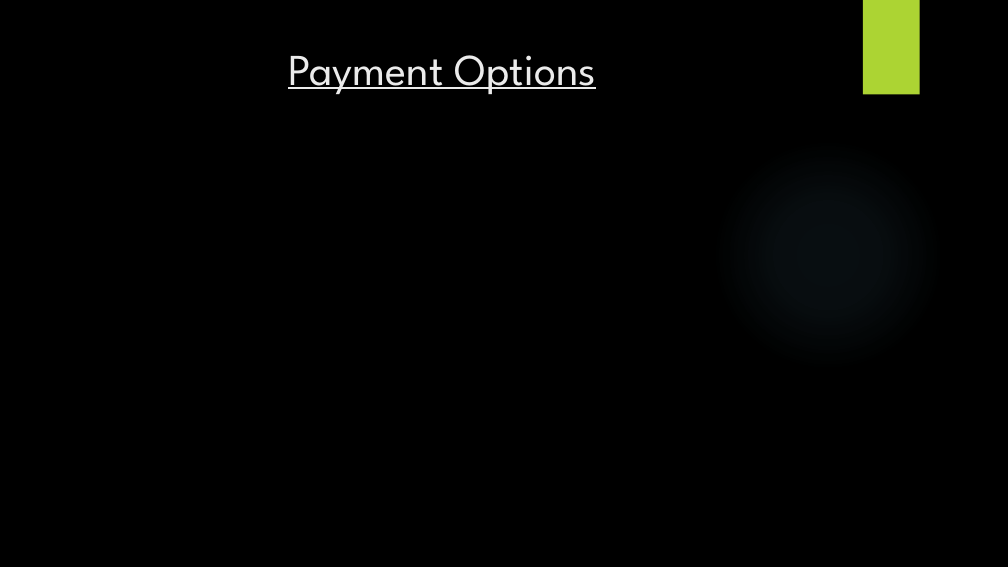
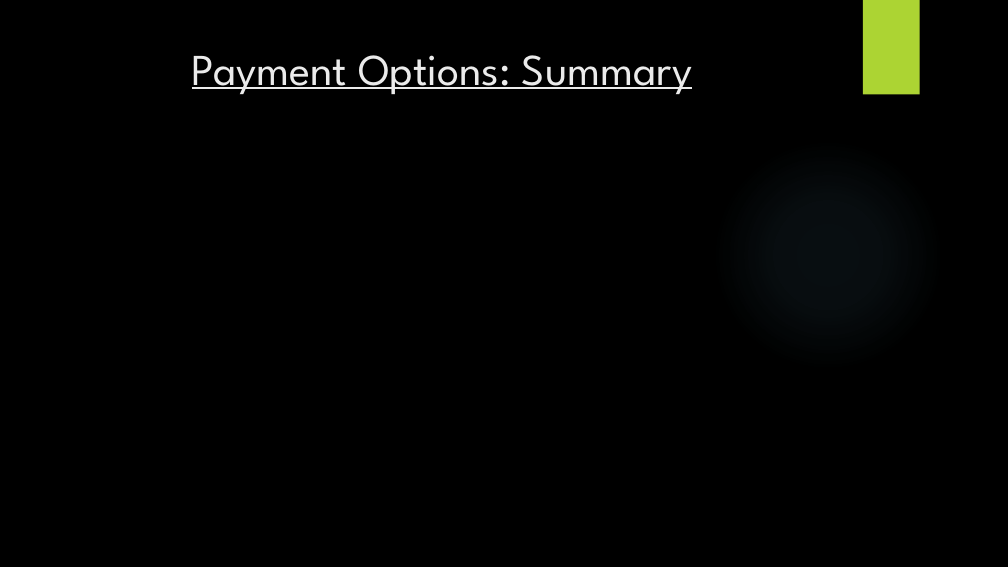
Before and after one commit to SAIT-OOSD-Team4/Group-Project, a slide deck: slide 11 of km3/KM3.pptx. Drawn at 1008x567 pixels with LibreOffice and Linux fonts; fonts in the diff are those of the drawing; background and template pictures are left out. Boxes give left, top, right and bottom in pixels: in the first picture for what was removed or moved away, otherwise in the second. Text is boxed around its words. In the diff, an @@ line names an element or a change of style, - is before the commit and + after.

```diff
--- a/km3/KM3.pptx
+++ b/km3/KM3.pptx
@@ title at [192, 55, 692, 94]: text changed @@
-Payment Options
+Payment Options: Summary
```
Also in this commit, not shown: 3 other slides changed, 6 slides added, 2 slides removed.
